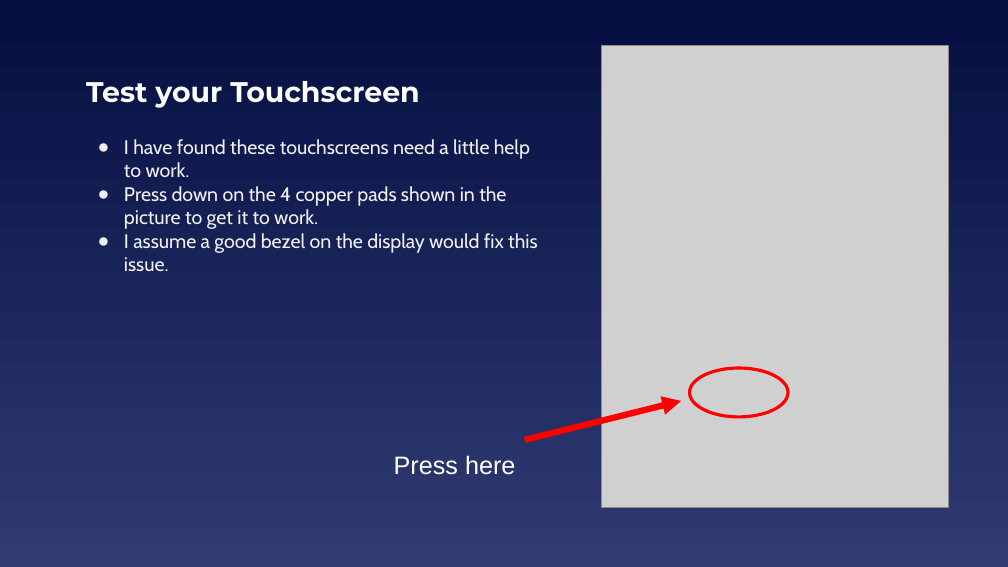
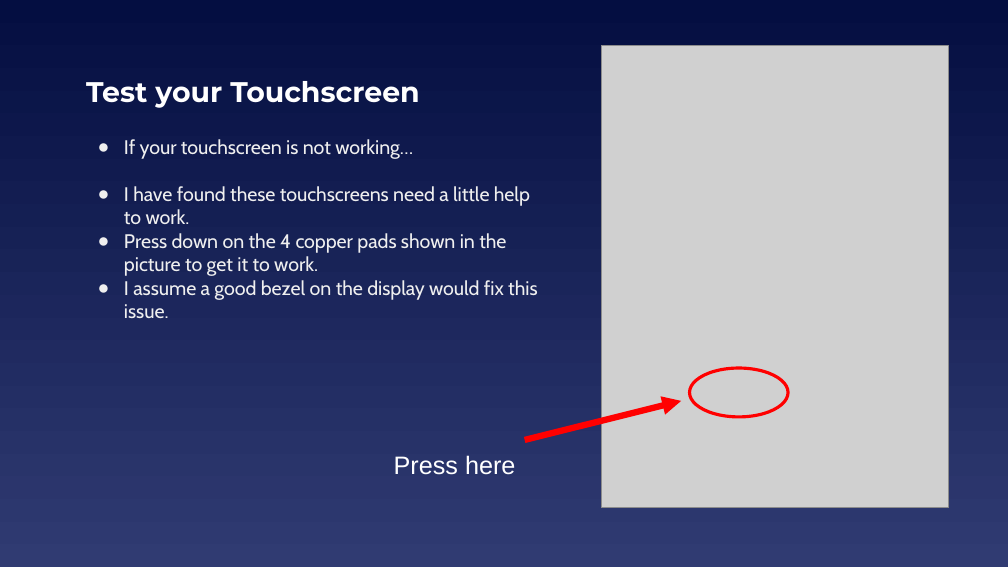
Before and after one commit to EELabMan/RPi-Touch-Display, a slide deck: slide 20 of Raspberry Pi TouchScreen Displays.pptx (slide 21 before the commit). Drawn at 1008x567 pixels with LibreOffice and Linux fonts; fonts in the diff are those of the drawing; grey boxes stand for pictures. Boxes give left, top, right and bottom in pixels: in the first picture for what was removed or moved away, otherwise in the second. Text is boxed around its words. In the diff, an @@ line names an element or a change of style, - is before the commit and + after.

```diff
--- a/Raspberry Pi TouchScreen Displays.pptx
+++ b/Raspberry Pi TouchScreen Displays.pptx
@@ text at (124, 139, 413, 159): paragraph added @@
+● If your touchscreen is not working…
```
Also in this commit, not shown: 4 other slides changed, 1 slide removed.
